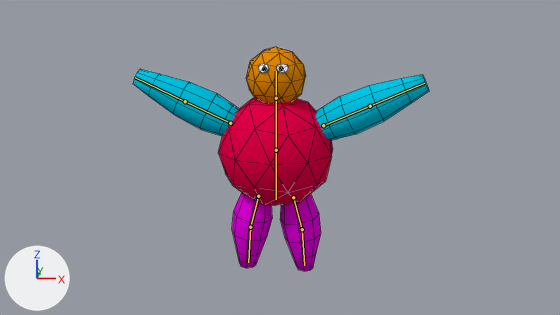
Two versions of the Blender file samples/bigboi_rigged.blend, one commit apart.
The view is the same before and after, from the file's camera 'Camera'. Every picture has the same lights, and +X, +Y and +Z are marked at lower left. The bones that bend it are drawn over the model as lines. Mesh edges are drawn as thin lines.
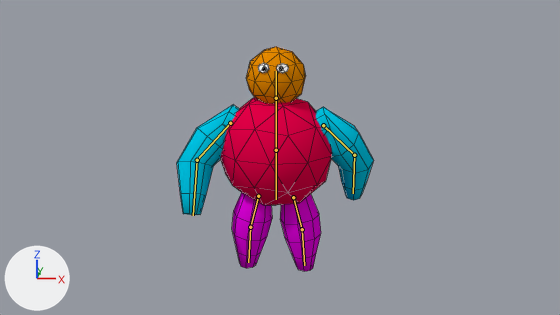
Commit message: Started to animate bigboi arms

The newer file adds an action. The first version stands in its rest pose; the second is drawn at frame 7 of the action 'ArmatureAction'.

Changed parts and their boxes [x1, y1, x2, y2] in the pictures (560 x 315 px):
'Cube', posed (33% narrower): before [133, 47, 429, 271]; after [177, 47, 374, 271]
bone 'upperarm.l', root to tip: before (323, 125) to (370, 106); after (323, 125) to (354, 155)
bone 'lowerarm.l', root to tip: before (370, 106) to (424, 83); after (354, 155) to (353, 193)
bone 'upperarm.r', root to tip: before (230, 123) to (185, 101); after (230, 123) to (197, 160)
bone 'lowerarm.r', root to tip: before (185, 101) to (135, 77); after (197, 160) to (193, 215)

The change, as a diff of the scene's bpy script:
```diff
--- a/samples/bigboi_rigged.blend.py
+++ b/samples/bigboi_rigged.blend.py
@@ bone_upperarm_l @@
 bone_upperarm_l = bpy.data.objects['Armature'].pose.bones['upperarm.l']
-bone_upperarm_l.rotation_quaternion = (1.0, 0.0, 0.0, 0.0)  # degrees (0, 0, 0)
+bone_upperarm_l.rotation_quaternion = (0.775, -0.594, 0.211, 0.047)  # degrees (-77, 23, -11)
@@ bone_lowerarm_l @@
 bone_lowerarm_l = bpy.data.objects['Armature'].pose.bones['lowerarm.l']  # child of 'upperarm.l'
-bone_lowerarm_l.rotation_quaternion = (1.0, 0.0, 0.0, 0.0)  # degrees (0, 0, 0)
+bone_lowerarm_l.rotation_quaternion = (0.94, -0.342, 0.0, 0.0)  # degrees (-40, 0, 0)
@@ bone_upperarm_r @@
 bone_upperarm_r = bpy.data.objects['Armature'].pose.bones['upperarm.r']
-bone_upperarm_r.rotation_quaternion = (1.0, 0.0, 0.0, 0.0)  # degrees (0, 0, 0)
+bone_upperarm_r.rotation_quaternion = (0.775, 0.595, 0.211, -0.043)  # degrees (77, 22, 11)
@@ bone_lowerarm_r @@
 bone_lowerarm_r = bpy.data.objects['Armature'].pose.bones['lowerarm.r']  # child of 'upperarm.r'
-bone_lowerarm_r.rotation_quaternion = (1.0, 0.0, 0.0, 0.0)  # degrees (0, 0, 0)
+bone_lowerarm_r.rotation_quaternion = (0.94, 0.342, 0.0, 0.0)  # degrees (40, 0, 0)
```
